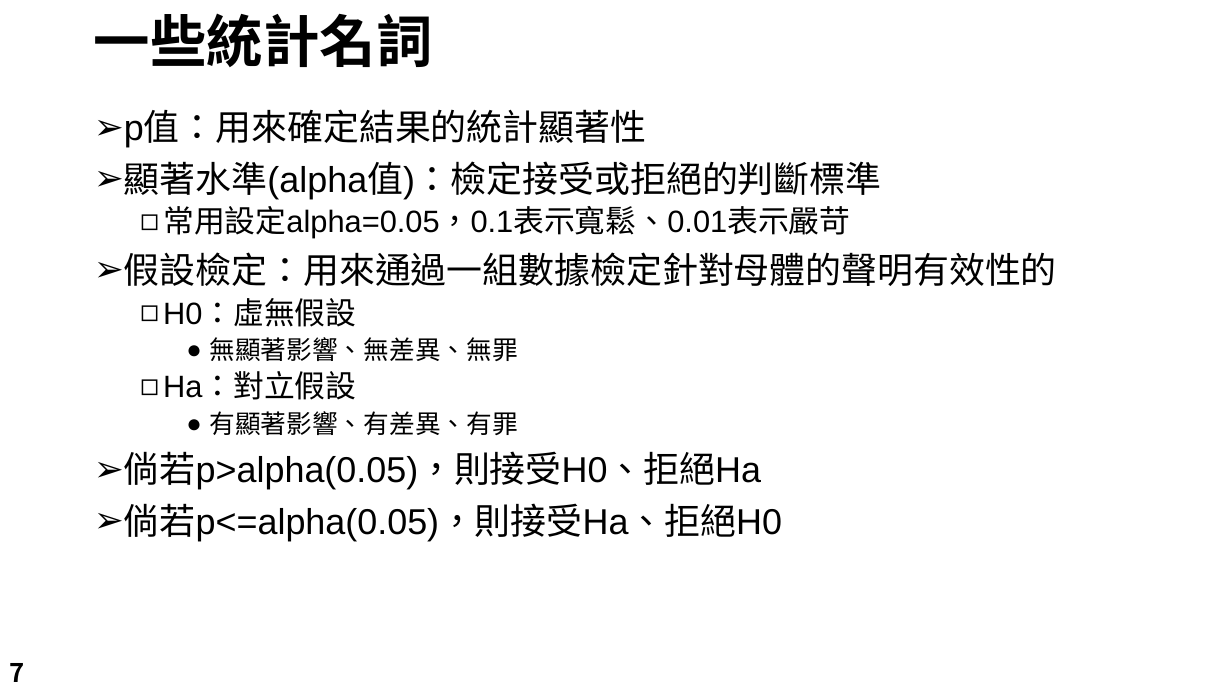
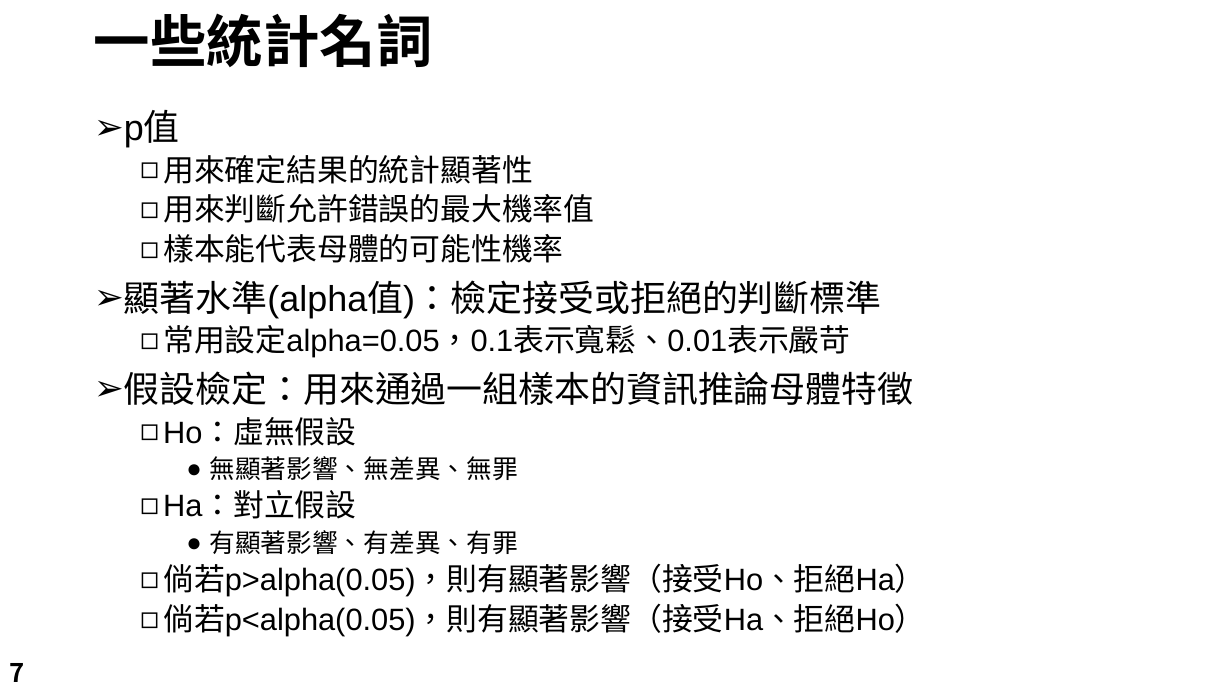
Before and after one commit to LeBronWilly/Basic_R_Language, a slide deck: slide 7 of R_Presentation.pptx. Drawn at 1232x693 pixels with LibreOffice and Linux fonts; fonts in the diff are those of the drawing; background and template pictures are left out. Boxes give left, top, right and bottom in pixels: in the first picture for what was removed or moved away, otherwise in the second. Text is boxed around its words. In the diff, an @@ line names an element or a change of style, - is before the commit and + after.

```diff
--- a/R_Presentation.pptx
+++ b/R_Presentation.pptx
@@ text at [124,112,594,263]: text changed; size 28 to 24 pt @@
-➢ p值：用來確定結果的統計顯著性
+➢ p值
+  ◻ 用來確定結果的統計顯著性
+  ◻ 用來判斷允許錯誤的最大機率值
+  ◻ 樣本能代表母體的可能性機率
@@ text at [124,371,913,446]: text changed @@
-➢ 假設檢定：用來通過一組數據檢定針對母體的聲明有效性的
-  ◻ H0：虛無假設
+➢ 假設檢定：用來通過一組樣本的資訊推論母體特徵
+  ◻ Ho：虛無假設
@@ text at [163,563,925,637]: text changed; size 28 to 24 pt @@
-➢ 倘若p>alpha(0.05)，則接受H0、拒絕Ha
-➢ 倘若p<=alpha(0.05)，則接受Ha、拒絕H0
+  ◻ 倘若p>alpha(0.05)，則有顯著影響（接受Ho、拒絕Ha）
+  ◻ 倘若p<alpha(0.05)，則有顯著影響（接受Ha、拒絕Ho）
```
Also in this commit, not shown: 8 other slides changed, 1 slide added, 2 slides removed, 9 other files.
